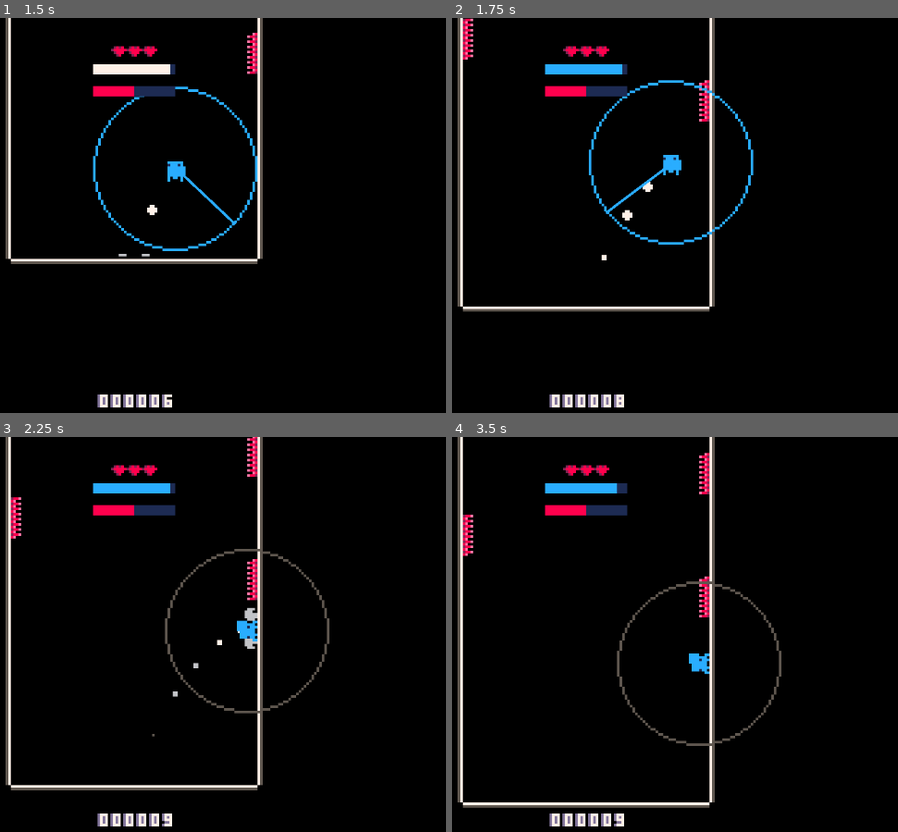
Above: before the commit, frames 1-4 (two rows, left to right).
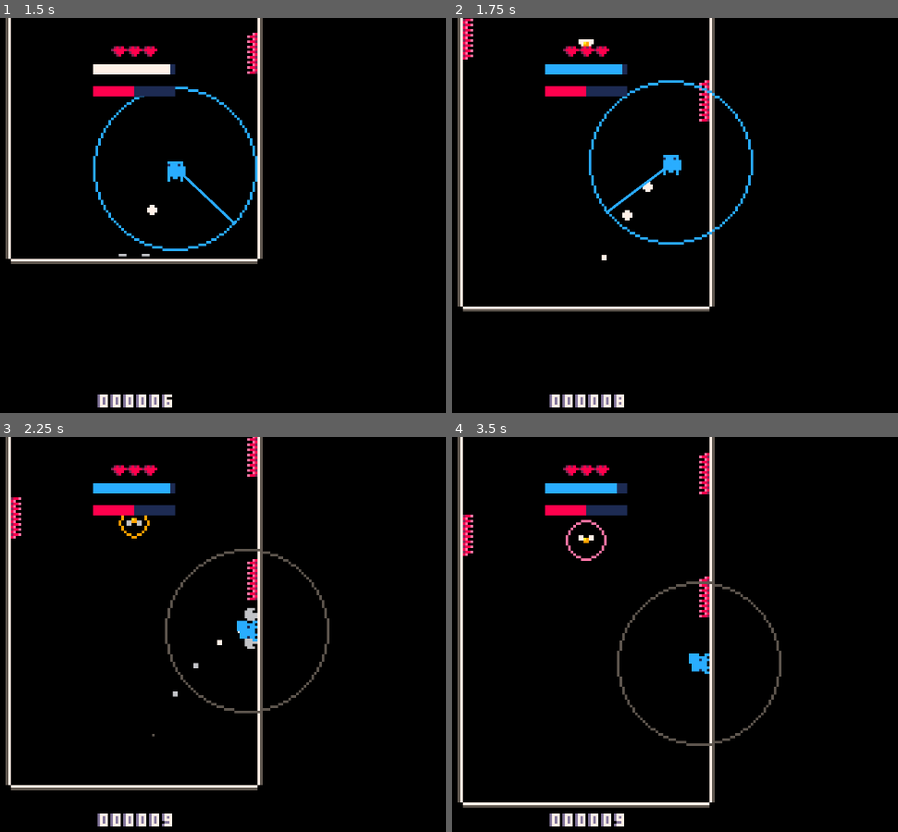
Above: after the commit, the same moments.

Repository: Flamenccio/spider-jump
Game: Godot game, scene res://scenes/game.tscn
Same seed, same stepped clock (60 frames per second), same inputs: the game is played once before the commit and once after it. The engine's default icon, where the game draws it, is replaced by a stand-in: a white triangle on a blue panel in a dark square.
Inputs (mouse positions are in pixels of both pictures, inside the frame that each line leads up to):
- Up to frame 1 (1.5 s): tap Enter at 0.5 s; move the mouse to (98, 310) at 0.52 s; press the mouse at (98, 310) at 0.53 s; hold W (move_up) 0.53-1.25 s; release the mouse at (98, 310) at 1.25 s; tap Space at 1.25 s; drag from (356, 290) to (133, 227) at 1.27 s
- Up to frame 2 (1.75 s): no input
- Up to frame 3 (2.25 s): move the mouse to (outside the picture) at 2.02 s; hold A (move_left) from 2.03 s (still down); tap Delete at 2.1 s
- Up to frame 4 (3.5 s): release A (move_left) at 2.75 s; drag from (621, 646) to (outside the picture) at 2.77 s

Frame 1 is identical in both runs. In frame 2, less than 0.1% of the frame differs, in the area x 28-32%, y 5-8%; in frame 3, 0.1%; in frame 4, 0.3%, in the area x 25-35%, y 20-32%.

Commit message:
refactor player stats

Diff:
--- a/project.godot
+++ b/project.godot
@@ -21,6 +21,7 @@
 TheGlobalSpawner="*res://scripts/game/global_spawner.gd"
 GameConstants="*res://scripts/game_constants.gd"
 PlayerEventBus="*res://scripts/player_event_bus.gd"
+PlayerStatsInterface="*res://scripts/player_stats_interface.gd"
 
 [display]
 
--- a/scenes/game.tscn
+++ b/scenes/game.tscn
@@ -26,6 +26,7 @@
 [ext_resource type="Texture2D" uid="uid://c0xc1146gnb15" path="res://sprites/heart_shatter_particles-Sheet.png" id="21_37s47"]
 [ext_resource type="Script" uid="uid://y5qohu2l48v3" path="res://scripts/player_stats_saver.gd" id="22_37s47"]
 [ext_resource type="PackedScene" uid="uid://bbd2meqorrjoe" path="res://scenes/high_score_line.tscn" id="23_bt5mj"]
+[ext_resource type="PackedScene" uid="uid://xhkwm2kavftk" path="res://scenes/yummy_fly.tscn" id="27_qnb83"]
 
 [sub_resource type="RectangleShape2D" id="RectangleShape2D_eow3j"]
 size = Vector2(256, 16)
@@ -164,6 +165,9 @@
 [node name="HighScoreLine" parent="." node_paths=PackedStringArray("_high_score_saver") instance=ExtResource("23_bt5mj")]
 position = Vector2(0, -60)
 _high_score_saver = NodePath("../PlayerStatsSaver")
+
+[node name="YummyFly" parent="." instance=ExtResource("27_qnb83")]
+position = Vector2(0, -110)
 
 [connection signal="on_game_over" from="." to="UI/DeathScreen" method="show" flags=3]
 [connection signal="on_game_over" from="." to="PlayerStatsSaver" method="_on_game_end"]
@@ -188,7 +192,6 @@
 [connection signal="new_level_spawned" from="LevelSpawner" to="LevelSpawnTrigger" method="enqueue_elevation"]
 [connection signal="external_danger_entered" from="Player" to="Player/PullCircle" method="hide"]
 [connection signal="external_set_safe_spot" from="Player" to="PlayerSafeSpot" method="set_global_position"]
-[connection signal="external_stamina_restore" from="Player" to="PlayerStats" method="change_stamina"]
 [connection signal="body_entered" from="LevelSpawnTrigger" to="LevelSpawnTrigger" method="_on_player_entered"]
 [connection signal="player_entered" from="LevelSpawnTrigger" to="LevelSpawner" method="spawn_new_level"]
 [connection signal="external_health_lost" from="UI/Hud" to="HeartShatterParticles" method="spawn_particles"]
--- a/scenes/player.tscn
+++ b/scenes/player.tscn
@@ -536,6 +536,11 @@
 _player = NodePath("../..")
 _move_speed = 10.0
 
+[node name="LedgeClimb" type="Node" parent="StateMachine/Crawl" node_paths=PackedStringArray("_ground_detector_l", "_ground_detector_r")]
+script = ExtResource("24_l71n6")
+_ground_detector_l = NodePath("../../../Detectors/LedgeDetectorL")
+_ground_detector_r = NodePath("../../../Detectors/LedgeDetectorR")
+
 [node name="Entry" type="Node" parent="StateMachine"]
 script = ExtResource("12_qfm1y")
 
@@ -619,11 +624,6 @@
 _danger_layers = 16
 _slippery_layers = 4
 _climbable_layers = 2
-
-[node name="LedgeClimb" type="Node" parent="." node_paths=PackedStringArray("_ground_detector_l", "_ground_detector_r")]
-script = ExtResource("24_l71n6")
-_ground_detector_l = NodePath("../Detectors/LedgeDetectorL")
-_ground_detector_r = NodePath("../Detectors/LedgeDetectorR")
 
 [node name="Particles" type="Node2D" parent="."]
 
@@ -701,7 +701,7 @@
 script = ExtResource("34_md1ol")
 
 [connection signal="internal_move_input_change" from="." to="StateMachine/Crawl" method="_on_move_input_change"]
-[connection signal="internal_move_input_change" from="." to="LedgeClimb" method="_on_player_move_change"]
+[connection signal="internal_move_input_change" from="." to="StateMachine/Crawl/LedgeClimb" method="_on_player_move_change"]
 [connection signal="internal_player_fell" from="." to="SafeState" method="_on_player_fell"]
 [connection signal="internal_pull_input_change" from="." to="StateMachine/Aim" method="_on_pull_input_change"]
 [connection signal="internal_pull_press" from="." to="StateMachine" method="set_property" binds= ["aim", true]]
@@ -724,8 +724,10 @@
 [connection signal="player_jumped" from="StateMachine/Aim" to="Particles/ParabolaParticles" method="deactivate_trajectory"]
 [connection signal="player_jumped" from="StateMachine/Aim" to="Particles/Dust" method="set_emitting" binds= [true]]
 [connection signal="trajectory_updated" from="StateMachine/Aim" to="Particles/ParabolaParticles" method="_update_trajectory"]
-[connection signal="player_crawled" from="StateMachine/Crawl" to="LedgeClimb" method="set_active" binds= [true]]
-[connection signal="player_stopped_crawl" from="StateMachine/Crawl" to="LedgeClimb" method="set_active" binds= [false]]
+[connection signal="player_crawled" from="StateMachine/Crawl" to="StateMachine/Crawl/LedgeClimb" method="set_active" binds= [true]]
+[connection signal="player_stopped_crawl" from="StateMachine/Crawl" to="StateMachine/Crawl/LedgeClimb" method="set_active" binds= [false]]
+[connection signal="climb_started" from="StateMachine/Crawl/LedgeClimb" to="StateMachine" method="set_property" binds= ["climb", true]]
+[connection signal="climbed_around_ledge" from="StateMachine/Crawl/LedgeClimb" to="StateMachine/Climb" method="set_climb_target"]
 [connection signal="normal_recheck_requested" from="StateMachine/Idle" to="CollisionHandler" method="_recalculate_normal"]
 [connection signal="player_entered_idle" from="StateMachine/Idle" to="Particles/ParabolaParticles" method="deactivate_trajectory"]
 [connection signal="player_entered_idle" from="StateMachine/Idle" to="Particles/Dust" method="set_emitting" binds= [false]]
@@ -742,7 +744,6 @@
 [connection signal="danger_entered" from="CollisionHandler" to="." method="_on_danger_entered"]
 [connection signal="danger_entered" from="CollisionHandler" to="Particles/ParticleEmitter" method="spawn_player_hit"]
 [connection signal="danger_entered" from="CollisionHandler" to="StateMachine" method="set_property" binds= ["ko", true]]
-[connection signal="eat_fly" from="CollisionHandler" to="." method="_on_stamina_restore"]
 [connection signal="land_on_ground" from="CollisionHandler" to="StateMachine" method="set_property" binds= ["ground_type", "ground"]]
 [connection signal="land_on_normal" from="CollisionHandler" to="." method="_rotate_against_normal"]
 [connection signal="land_on_normal" from="CollisionHandler" to="StateMachine/Aim" method="_on_normal_land"]
@@ -753,8 +754,6 @@
 [connection signal="lose_powerup" from="CollisionHandler" to="PowerupHandler" method="_end_powerups"]
 [connection signal="player_recovered" from="SafeState" to="StateMachine" method="set_property" binds= ["ko", false]]
 [connection signal="safe_spot_updated" from="SafeState" to="." method="_on_safe_spot_set"]
-[connection signal="climb_started" from="LedgeClimb" to="StateMachine" method="set_property" binds= ["climb", true]]
-[connection signal="climbed_around_ledge" from="LedgeClimb" to="StateMachine/Climb" method="set_climb_target"]
 [connection signal="spawn_particle" from="Particles/ParticleEmitter" to="Particles/ParticleEmitter/ParticleEmitter" method="spawn_particle"]
 [connection signal="body_shape_entered" from="Detectors/GroundDetector" to="CollisionHandler" method="_on_body_shape_entered" unbinds=1]
 [connection signal="body_shape_exited" from="Detectors/GroundDetector" to="CollisionHandler" method="_on_body_shape_exited" unbinds=1]
--- a/scripts/player/collision_handler.gd
+++ b/scripts/player/collision_handler.gd
@@ -2,13 +2,11 @@
 
 @export var _ground_raycast: RaycastCheck
 @export var _ground_shapecast: ShapeCastCheck
-@export var _player: Node2D
 
 signal land_on_normal(normal: Vector2)
 signal land_on_ground()
 signal land_on_slip()
 signal leave_ground()
-signal eat_fly(stamina_restore: float)
 signal danger_entered()
 signal lose_powerup()
 signal consumed_powerup(powerup: String)
@@ -128,15 +126,17 @@
 
 
 func _handle_item(item: Item) -> void:
+
 	match item.item_id:
 		'yum_fly':
-			eat_fly.emit(0.25)
+			PlayerStatsInterface.change_stat.emit(PlayerStatsInterface.STATS_STAMINA, 0.25)
 		'hoverfly':
 			consumed_powerup.emit(item.item_id)
 		'antibug':
 			consumed_powerup.emit(item.item_id)
 		_:
 			printerr('item handler: unknown item id "{0}"'.format({'0': item.item_id}))
+
 	PlayerEventBus.player_consumed_item.emit(item)
 
 
--- a/scripts/player/player.gd
+++ b/scripts/player/player.gd
@@ -9,7 +9,6 @@
 signal internal_player_fell(here: Vector2)
 
 # External use
-signal external_stamina_restore(restoration: float)
 signal external_danger_entered()
 signal external_set_safe_spot(here: Vector2)
 
@@ -64,10 +63,6 @@
 	rotation += difference
 
 
-func _on_stamina_restore(amount: float) -> void:
-	external_stamina_restore.emit(amount)
-
-
 func _on_danger_entered() -> void:
 	external_danger_entered.emit()
 
--- a/scripts/player/player_stats.gd
+++ b/scripts/player/player_stats.gd
@@ -4,8 +4,6 @@
 signal player_died()
 
 ## Emitted when player loses one life.
-## If `soft` is passed as `true`, does not return player to a safe
-## position.
 signal player_hurt()
 
 @export var debug: bool = false
@@ -25,6 +23,10 @@
 func _ready() -> void:
 	lives = _MAX_LIVES
 	stamina = _MAX_STAMINA
+
+	# Connect to player stats interface
+	PlayerStatsInterface.change_stat.connect(handle_stats_change_request, ConnectFlags.CONNECT_DEFERRED)
+	PlayerStatsInterface.set_stat.connect(handle_stats_set_request, ConnectFlags.CONNECT_DEFERRED)
 
 	# Initiate
 	PlayerEventBus.player_stat_updated.emit('stamina', stamina)
@@ -58,3 +60,42 @@
 	if score != new_score:
 		score = new_score
 		PlayerEventBus.player_stat_updated.emit('score', abs(score))
+
+
+func handle_stats_change_request(stat: String, change: Variant) -> void:
+
+	if stat == '' or stat == null:
+		push_warning('player stats: empty stat name supplied')
+		return
+
+	match stat:
+		'lives':
+			if change != 0:
+				push_warning('player stats: change value for lives stat ignored')
+			decrease_lives()
+		'stamina':
+			change_stamina(change)
+		'score':
+			var new_score = change + score
+			update_score(new_score)
+		_:
+			push_error('player stats: no such stats with id "{0}"'.format({'0': stat}))
+			return
+
+
+func handle_stats_set_request(stat: String, value: Variant) -> void:
+	if stat == '' or stat == null:
+		push_warning('player stats: empty stat name supplied')
+		return
+	match stat:
+		'lives':
+			push_warning('player stats: unable to set player lives')
+			return
+		'stamina':
+			var change = value - stamina
+			change_stamina(change)
+		'score':
+			update_score(value)
+		_:
+			push_error('player stats: no such stats with id "{0}"'.format({'0': stat}))
+			return
--- /dev/null
+++ b/scripts/player_stats_interface.gd
@@ -0,0 +1,16 @@
+## Allows scripts to request stat changes. These changes may be ignored or altered
+## by the player stats script.
+
+extends Node
+
+const STATS_HEALTH = 'lives'
+const STATS_STAMINA = 'stamina'
+const STATS_SCORE = 'score'
+
+## Changes a stat by some `change`.
+## Accepts `stat`, a string identifier, and `change`, a variant to change the stat by.
+signal change_stat(stat: String, change: Variant)
+
+## Sets a stat to `value`.
+## Accepts `stat`, a string identifier, and `value`, a variant to change the stat to.
+signal set_stat(stat: String, value: Variant)
Not shown: 1 places in scenes/game.tscn that only renumber resources
Not shown, added: scripts/player_stats_interface.gd.uid
